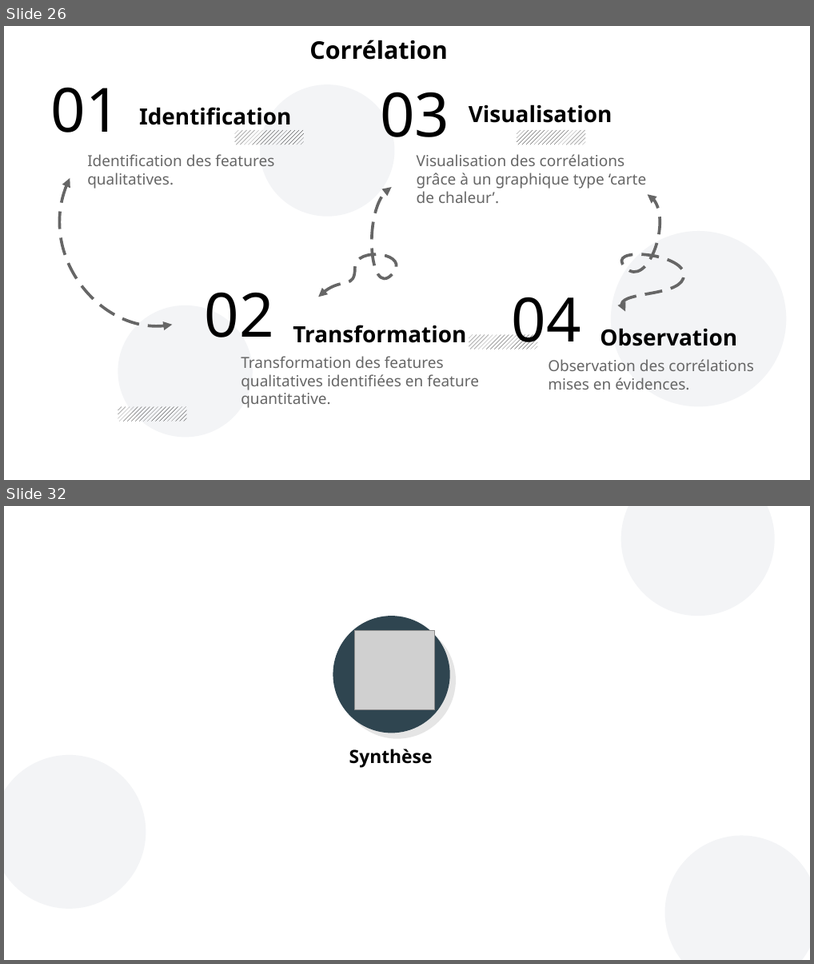
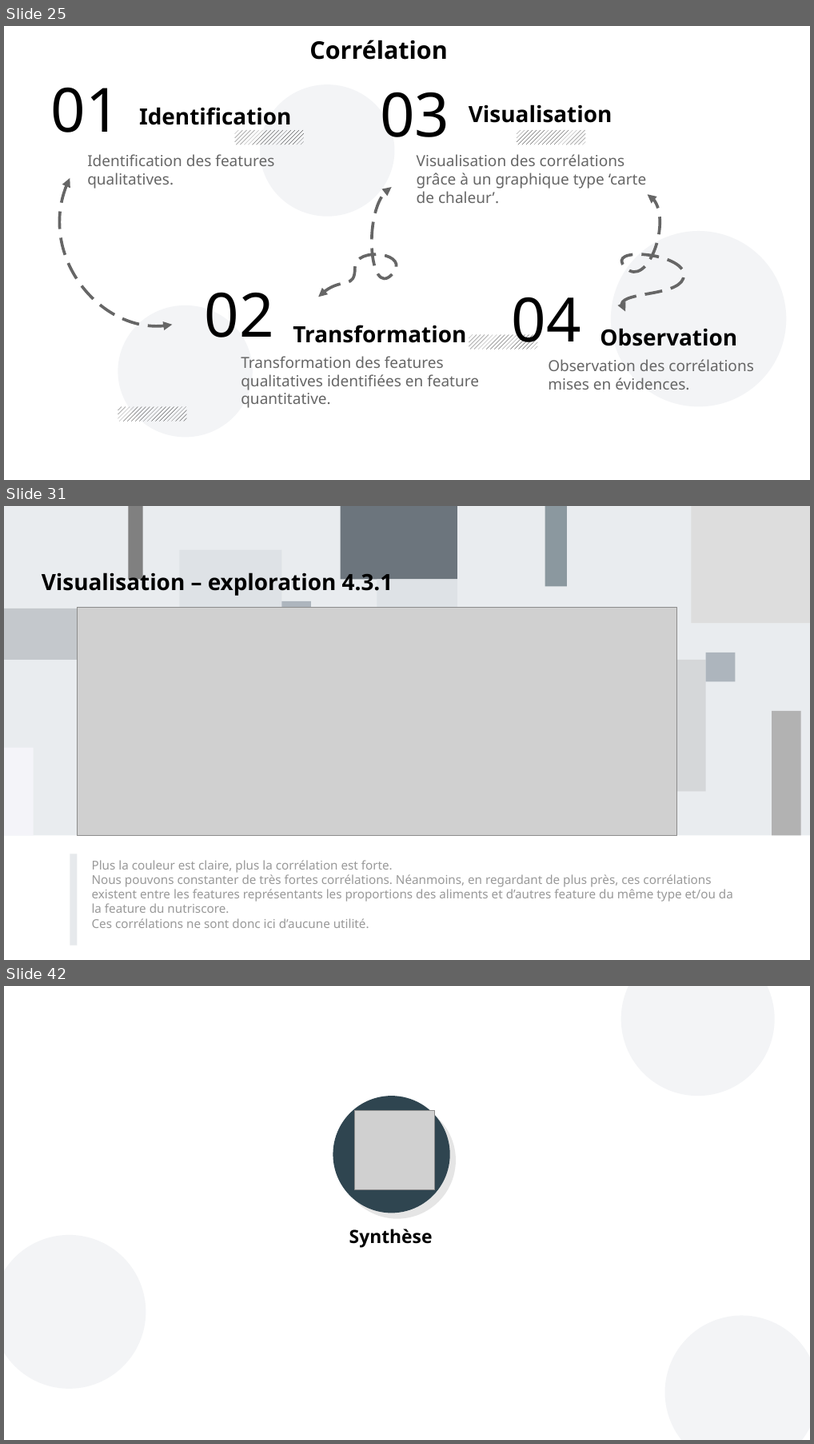
Before and after one commit to curiousmindflow/oc-ml-p2, a slide deck: report/P2_01_presentation.odp. Shown one above the other, each under a label of ours: slides 26 and 32 before the commit, slides 25, 31 and 42 after it; the slides between them are not shown. The pictures are 814x964 and 814x1444 pixels, drawn with LibreOffice and Linux fonts; fonts in the diff are those of the drawing; grey boxes stand for pictures; background and template pictures are left out. Boxes give left, top, right and bottom in pixels: in the first picture for what was removed or moved away, otherwise in the second. Text is boxed around its words. In the diff, an @@ line names an element or a change of style, - is before the commit and + after.

```diff
--- a/report/P2_01_presentation.odp
+++ b/report/P2_01_presentation.odp
@@ slide 31 added at box(4, 506, 810, 960), background #FFFFFF @@
@@ title added at box(42, 568, 394, 596), 22 pt, text #000000, bold @@
+Visualisation – exploration 4.3.1
@@ picture added at box(77, 608, 678, 836) @@
@@ group added at box(4, 506, 810, 836): 14 rectangles @@
@@ rectangle added at box(70, 853, 77, 945), fill #CED4DA at 50% opacity @@
@@ text added at box(92, 860, 734, 928), 12 pt, text #999999 @@
+Plus la couleur est claire, plus la corrélation est forte.
+Nous pouvons constanter de très fortes corrélations. Néanmoins, en regardant de plus près, ces corrélations existent entre les features représentants les proportions des aliments et d’autres feature du même type et/ou da la feature du nutriscore.
+Ces corrélations ne sont donc ici d’aucune utilité.
@@ what was slide 26 is now slide 25 @@
@@ what was slide 32 is now slide 42 @@
```
Also in this commit, not shown: 3 slides changed, 16 other slides added, 5 slides removed, 19 other files.
